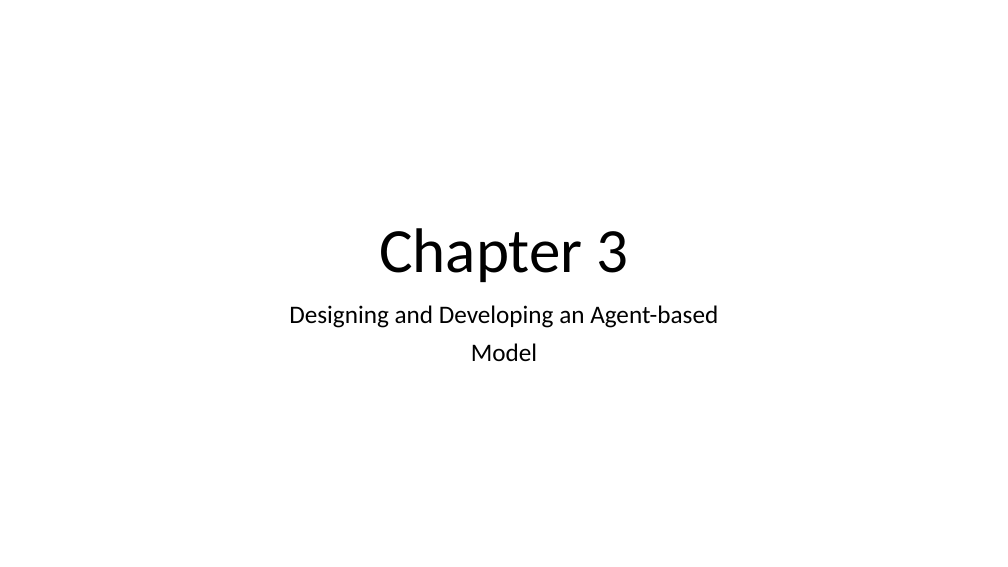
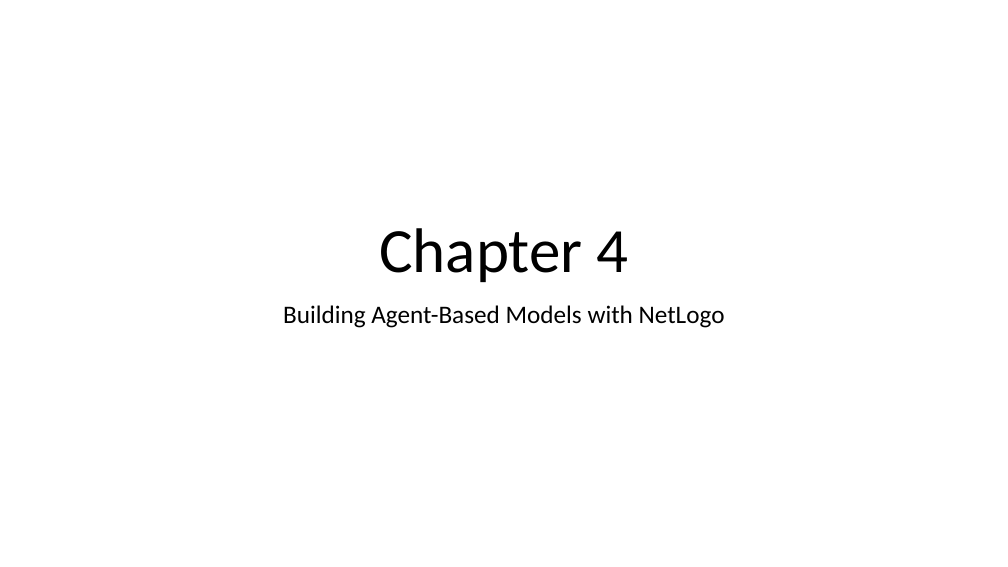
Before and after one commit to abmgis/abmgis, a slide deck: slide 1 of Chapter04-NetLogo/Chapter4_Tutorial.pptx. Drawn at 1008x567 pixels with LibreOffice and Linux fonts; fonts in the diff are those of the drawing. Boxes give left, top, right and bottom in pixels: in the first picture for what was removed or moved away, otherwise in the second. Text is boxed around its words. In the diff, an @@ line names an element or a change of style, - is before the commit and + after.

```diff
--- a/Chapter04-NetLogo/Chapter4_Tutorial.pptx
+++ b/Chapter04-NetLogo/Chapter4_Tutorial.pptx
@@ title at [379,228,629,282]: text changed @@
-Chapter 3
+Chapter 4
@@ subtitle at [283,305,725,328]: text changed @@
-Designing and Developing an Agent-based
-Model
+Building Agent-Based Models with NetLogo
```
Also in this commit, not shown: 1 slide added, 3 other files.
